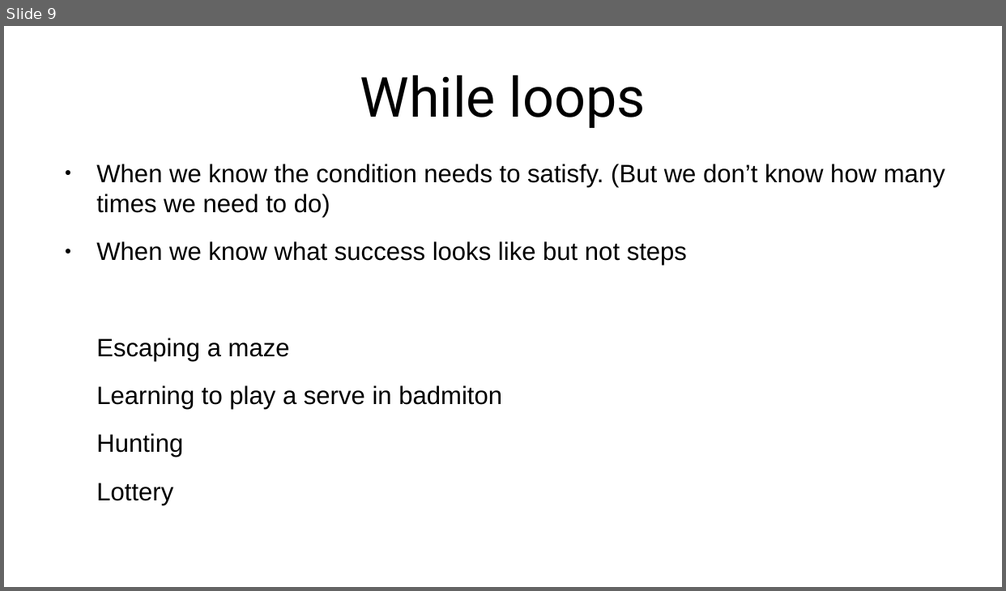
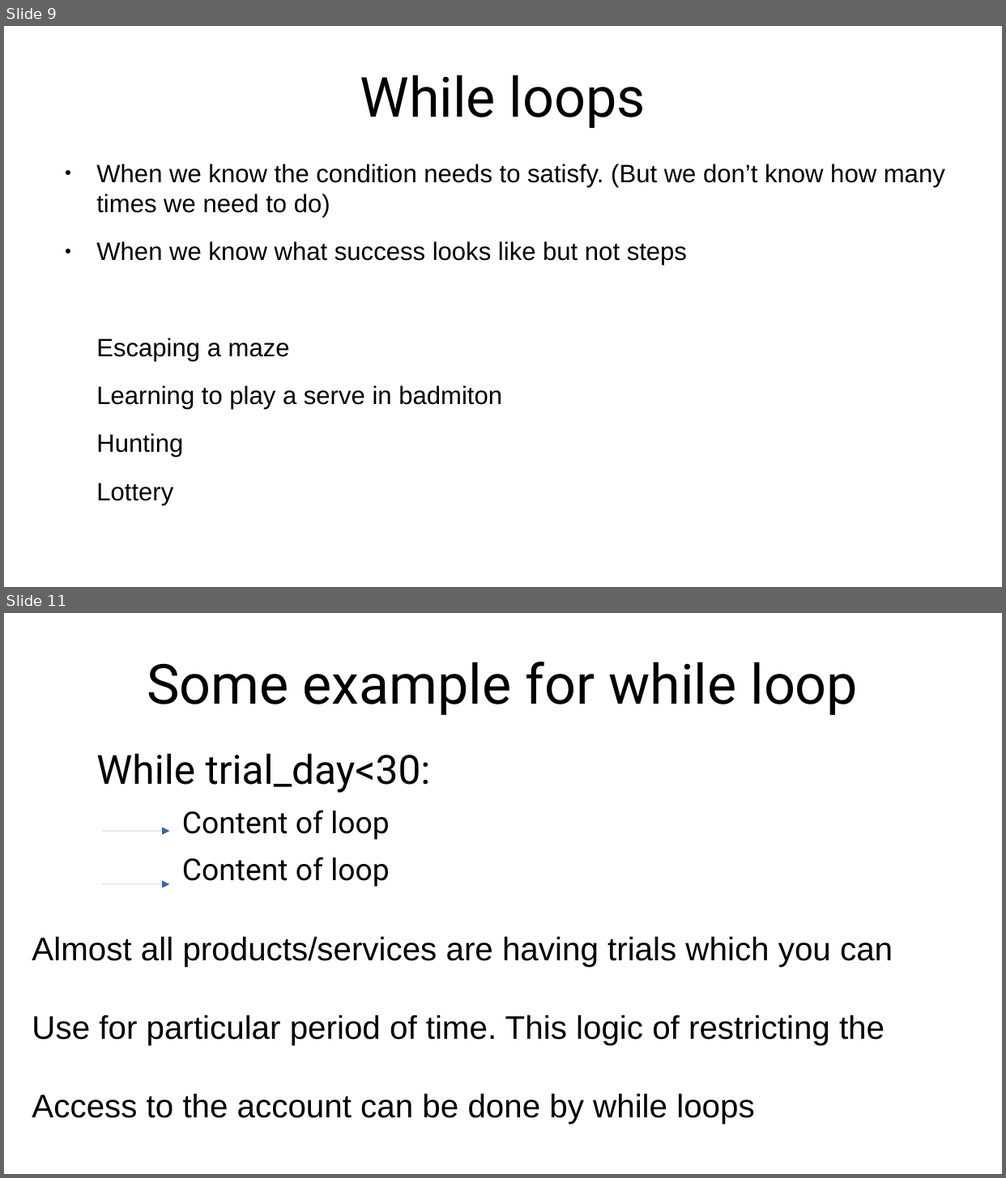
Before and after one commit to parameshwar-A/pythoncoursematerials, a slide deck: slides/loops.odp. Shown one above the other, each under a label of ours: slide 9 before the commit, slides 9 and 11 after it; the slides between them are not shown. The pictures are 1006x591 and 1006x1178 pixels, drawn with LibreOffice and Linux fonts; fonts in the diff are those of the drawing. Boxes give left, top, right and bottom in pixels: in the first picture for what was removed or moved away, otherwise in the second. Text is boxed around its words. In the diff, an @@ line names an element or a change of style, - is before the commit and + after.

```diff
--- a/slides/loops.odp
+++ b/slides/loops.odp
@@ slide 11 added at (x1=4, y1=613, x2=1002, y2=1174), background #FFFFFF @@
@@ title added at (x1=147, y1=662, x2=858, y2=715), 44 pt, text #000000 @@
+Some example for while loop
@@ text added at (x1=96, y1=753, x2=431, y2=887), 24 pt, text #000000 @@
+While trial_day<30:
+    Content of loop
+    Content of loop
@@ arrow added from (102, 831) to (170, 831), #3465A4 0 pt @@
@@ arrow added from (102, 884) to (170, 884), #3465A4 0 pt @@
@@ text added at (x1=32, y1=936, x2=893, y2=1124), 26 pt, text #000000 @@
+Almost all products/services are having trials which you can
+Use for particular period of time. This logic of restricting the
+Access to the account can be done by while loops
```
Also in this commit, not shown: 1 other slide added, 4 other files.
